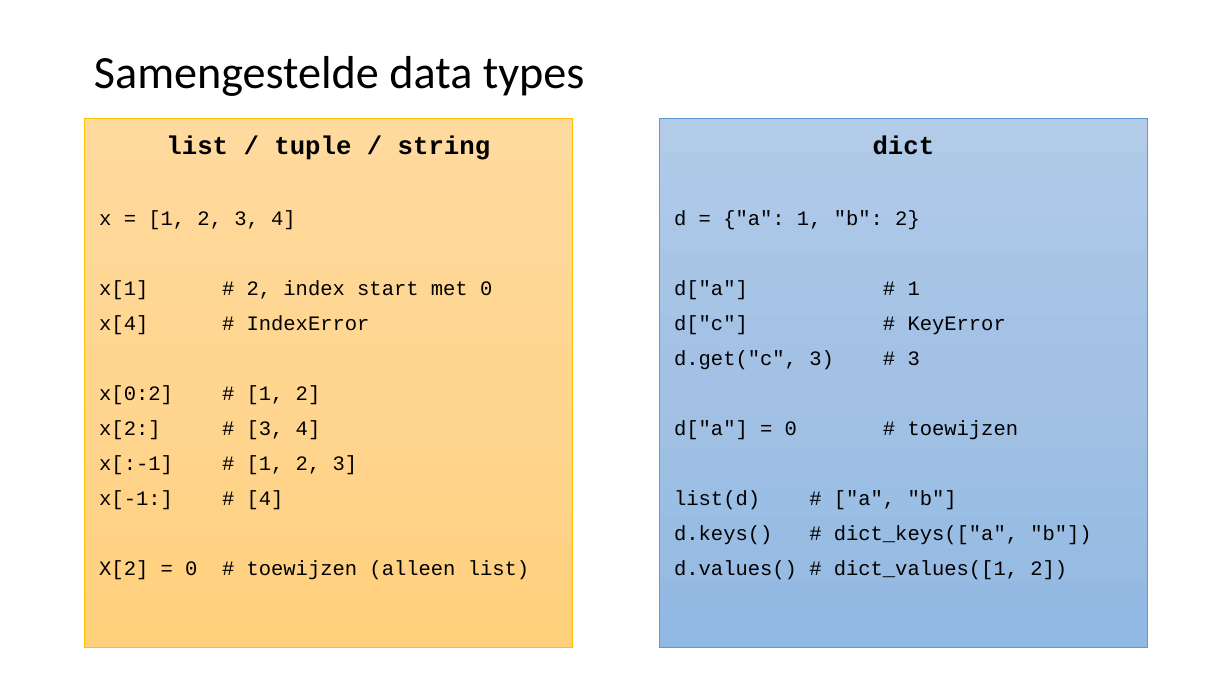
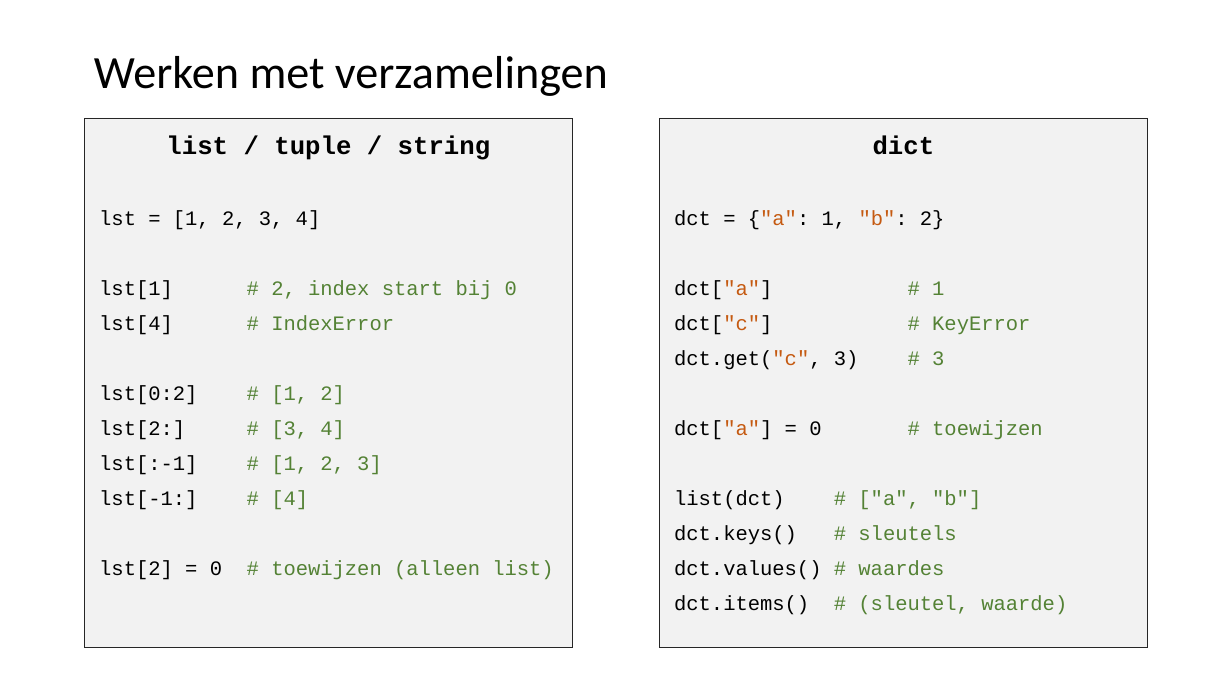
Before and after one commit to LFKoning/knowledge-sharing, a slide deck: slide 29 of python_course/1_basics_classes/python_cursus_1.pptx (slide 27 before the commit). Drawn at 1232x693 pixels with LibreOffice and Linux fonts; fonts in the diff are those of the drawing. Boxes give left, top, right and bottom in pixels: in the first picture for what was removed or moved away, otherwise in the second. Text is boxed around its words. In the diff, an @@ line names an element or a change of style, - is before the commit and + after.

```diff
--- a/python_course/1_basics_classes/python_cursus_1.pptx
+++ b/python_course/1_basics_classes/python_cursus_1.pptx
@@ title at (x1=94, y1=56, x2=608, y2=96): text changed @@
-Samengestelde data types
+Werken met verzamelingen
@@ text "list / tuple / string" at (x1=85, y1=118, x2=573, y2=648): fill gradient #FFDB9E to #FFD590 to #FFD07C to #F2F2F2; outline #FFC000 0.5 pt to #262626 0.5 pt @@
@@ rectangle "dict" at (x1=660, y1=118, x2=1148, y2=648): fill gradient #B1CBE9 to #A3C1E5 to #93B9E4 to #F2F2F2; outline #5B9BD5 0.5 pt to #262626 0.5 pt @@
@@ text at (x1=99, y1=211, x2=553, y2=580): text changed; text colour #000000 to #548235 @@
-x = [1, 2, 3, 4]
-x[1] # 2, index start met 0
-x[4] # IndexError
-x[0:2] # [1, 2]
-x[2:] # [3, 4]
-x[:-1] # [1, 2, 3]
-x[-1:] # [4]
-X[2] = 0 # toewijzen (alleen list)
+lst = [1, 2, 3, 4]
+lst[1] # 2, index start bij 0
+lst[4] # IndexError
+lst[0:2] # [1, 2]
+lst[2:] # [3, 4]
+lst[:-1] # [1, 2, 3]
+lst[-1:] # [4]
+lst[2] = 0 # toewijzen (alleen list)
@@ text in rectangle at (x1=674, y1=211, x2=1067, y2=615): text changed @@
-d = {"a": 1, "b": 2}
-d["a"] # 1
-d["c"] # KeyError
-d.get("c", 3) # 3
-d["a"] = 0 # toewijzen
-list(d) # ["a", "b"]
-d.keys() # dict_keys(["a", "b"])
-d.values() # dict_values([1, 2])
+dct = {"a": 1, "b": 2}
+dct["a"] # 1
+dct["c"] # KeyError
+dct.get("c", 3) # 3
+dct["a"] = 0 # toewijzen
+list(dct) # ["a", "b"]
+dct.keys() # sleutels
+dct.values() # waardes
+dct.items() # (sleutel, waarde)
```
Also in this commit, not shown: 41 other slides changed, 6 slides added.
